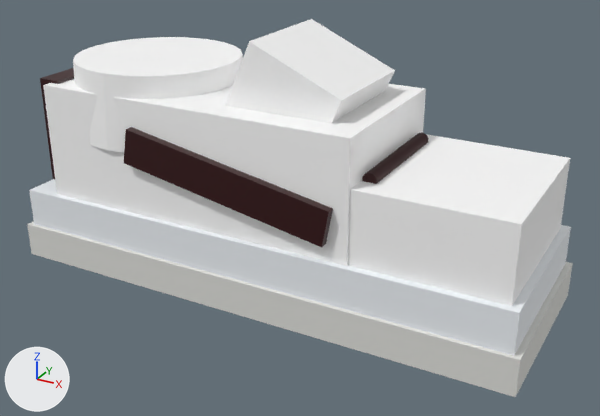
Before and after pictures for a commit that changed the glTF model frontend/public/assets/models/new-balance-550.glb.
Rendered twice from a camera (50 mm lens) standing at (0.208, -0.362, 0.223) and looking at (0.012, -0.006, 0.045). Arrows for +X, +Y and +Z are at lower left; the lights stay in place. The first picture is the older version. Where no turn or scale is listed for an object, it has been applied to the vertices. Vertices at exactly the same position are counted once.

In view in the first picture: 'new-balance-550-generico'.
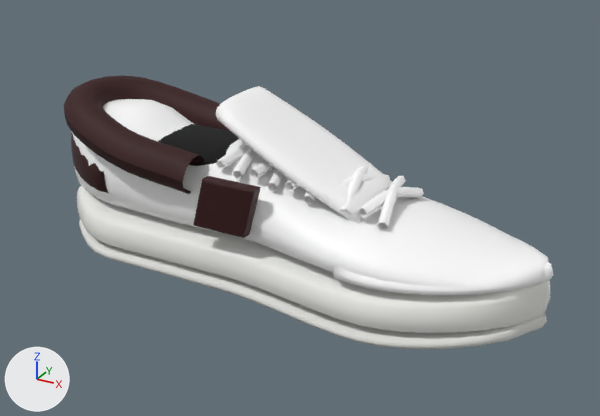
What the commit changed:
Material 'cordon-a-0' (mat_cordon_a_0) is new.
Its base color is (1.0, 1.0, 1.0) (white #ffffff).
Its roughness is 0.75.
Material 'cuello-acolchado' (mat_cuello_acolchado) is new.
Its base color is (0.0315, 0.00106, 0.00187) (dark red #320306).
Its roughness is 0.72.
Material 'forro-interno' (mat_forro_interno) is new.
Its base color is (0.00124, 0.00137, 0.00164) (black #040505).
Its roughness is 0.92.
me_sneaker_generico is used by ob_new_balance_550_generico; location (0.0, 0.0, 0.0689).
me_sneaker_generico had 180 vertices, 312 faces and spanned x -0.145..0.145, y -0.052..0.052, z -0.069..0.069.
me_sneaker_generico now has 3712 vertices, 7248 faces and spans x -0.145..0.145, y -0.049..0.049, z -0.051..0.051.
me_sneaker_generico part 1: the loose piece of 50 vertices spanning x -0.129..-0.032, y -0.048..0.048, z 0.006..0.047 is rebuilt with 250 vertices and now spans x -0.141..-0.035, y -0.047..0.047, z 0.003..0.045, in mat_cuello_acolchado (dark red #320306).
me_sneaker_generico part 2: the loose piece of 8 vertices spanning x -0.145..0.145, y -0.052..0.052, z -0.069..-0.05 is rebuilt with 650 vertices and now spans x -0.145..0.145, y -0.049..0.049, z -0.051..-0.036.
me_sneaker_generico part 3: the loose piece of 8 vertices spanning x -0.142..0.142, y -0.049..0.049, z -0.052..-0.028 is rebuilt with 650 vertices and now spans x -0.145..0.145, y -0.048..0.048, z -0.045..-0.015.
me_sneaker_generico part 4: the loose piece of 8 vertices spanning x -0.026..0.047, y -0.031..0.031, z -0.007..0.069 is rebuilt with 146 vertices and now spans x -0.028..0.054, y -0.028..0.028, z -0.003..0.051.
me_sneaker_generico part 5: the loose piece of 8 vertices spanning x -0.124..0.059, y -0.046..0.046, z -0.031..0.035 is rebuilt with 758 vertices and now spans x -0.145..0.145, y -0.045..0.045, z -0.026..0.036.
me_sneaker_generico part 6: the loose piece of 8 vertices spanning x 0.03..0.137, y -0.045..0.045, z -0.03..0.011 is rebuilt with 222 vertices and now spans x 0.05..0.142, y -0.047..0.047, z -0.025..-0.006.
me_sneaker_generico part 7: 90 vertices removed from x -0.131..0.067, y -0.05..0.05, z -0.022..0.037; 1036 vertices added at x -0.145..0.07, y -0.042..0.042, z -0.02..0.027.
me_sneaker_generico no longer uses material mat_cuello (white #ffffff).
me_sneaker_generico no longer uses material mat_panel_ext (dark red #320306).
me_sneaker_generico no longer uses material mat_cordon_1 (dark red #320306).
me_sneaker_generico gains material mat_forro_interno (black #040505).
me_sneaker_generico gains material mat_cuello_acolchado (dark red #320306).
me_sneaker_generico gains material mat_cordon_a_0 (white #ffffff).
Object 'new-balance-550-generico' (ob_new_balance_550_generico) moves from (0.0, 0.0, 0.0689) to (0.0, 0.0, 0.0509).

Changed parts and their boxes (x1, y1, x2, y2) in the pictures (600 x 416 px):
'new-balance-550-generico', reshaped, moved (10% narrower, 27% shorter): before (27, 19, 573, 397); after (64, 75, 554, 349)
part 1 of me_sneaker_generico, rebuilt: before (73, 37, 243, 153); after (64, 75, 230, 194)
part 2 of me_sneaker_generico, rebuilt: before (27, 221, 573, 397); after (79, 219, 547, 349)
part 3 of me_sneaker_generico, rebuilt: before (29, 179, 571, 356); after (77, 186, 551, 333)
part 4 of me_sneaker_generico, rebuilt: before (225, 19, 395, 123); after (216, 86, 392, 223)
part 5 of me_sneaker_generico, rebuilt: before (43, 79, 426, 266); after (71, 99, 554, 292)
part 6 of me_sneaker_generico, rebuilt: before (348, 134, 570, 306); after (333, 236, 548, 295)
part 7 of me_sneaker_generico, cut back: before (40, 68, 429, 247); after (71, 124, 424, 238)
